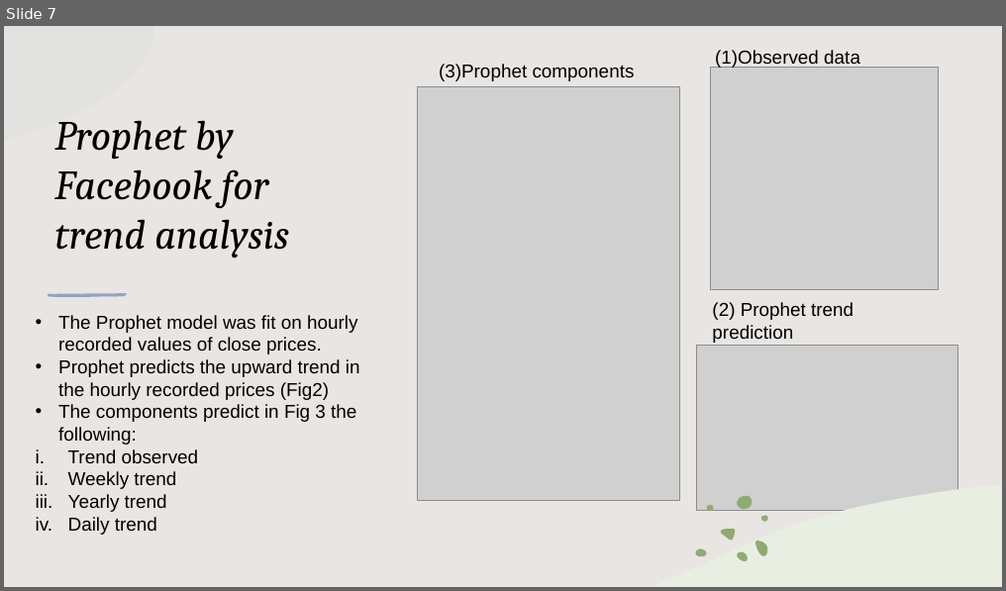
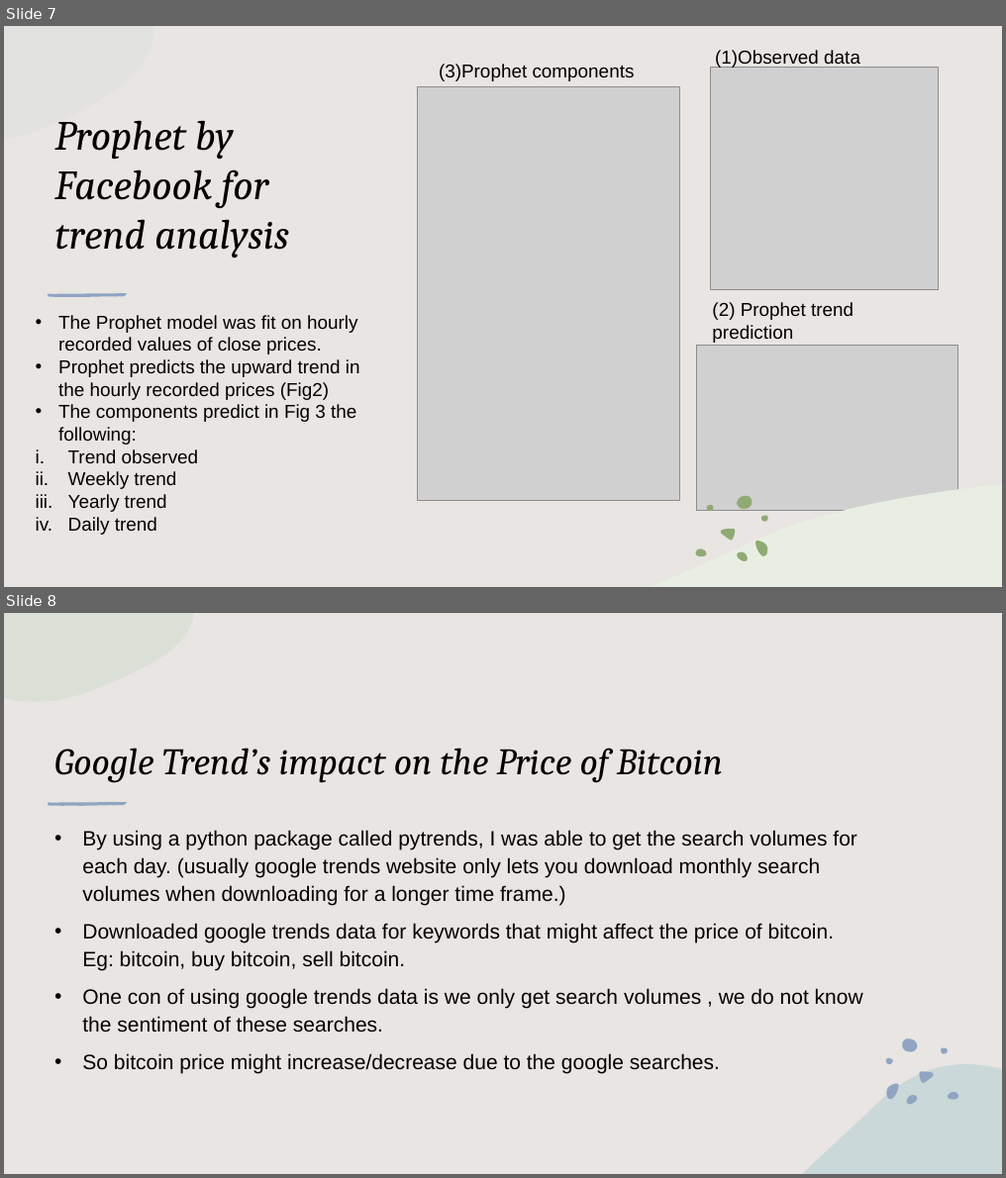
Before and after one commit to gamparohit/bitcoin, a slide deck: Data Mining Project.pptx. Shown one above the other, each under a label of ours: slide 7 before the commit, slides 7 and 8 after it. The pictures are 1006x591 and 1006x1178 pixels, drawn with LibreOffice and Linux fonts; fonts in the diff are those of the drawing; grey boxes stand for pictures. Boxes give left, top, right and bottom in pixels: in the first picture for what was removed or moved away, otherwise in the second. Text is boxed around its words. In the diff, an @@ line names an element or a change of style, - is before the commit and + after.

```diff
--- a/Data Mining Project.pptx
+++ b/Data Mining Project.pptx
@@ slide 8 added at (x1=4, y1=613, x2=1002, y2=1174), background #E8E5E2; not listed: 2 template elements that a slide beside it also shows @@
@@ title added at (x1=54, y1=748, x2=723, y2=783), 36 pt, text #000000, italic @@
+Google Trend’s impact on the Price of Bitcoin
@@ group added at (x1=48, y1=802, x2=127, y2=806): 5 freeform shapes @@
@@ text added at (x1=82, y1=830, x2=863, y2=1073), 20 pt, text #000000 @@
+• By using a python package called pytrends, I was able to get the search volumes for each day. (usually google trends website only lets you download monthly search volumes when downloading for a longer time frame.)
+• Downloaded google trends data for keywords that might affect the price of bitcoin. Eg: bitcoin, buy bitcoin, sell bitcoin.
+• One con of using google trends data is we only get search volumes , we do not know the sentiment of these searches.
+• So bitcoin price might increase/decrease due to the google searches.
@@ group added at (x1=886, y1=1039, x2=959, y2=1105): 7 freeform shapes @@
```
Also in this commit, not shown: 1 slide changed, 2 other slides added.
